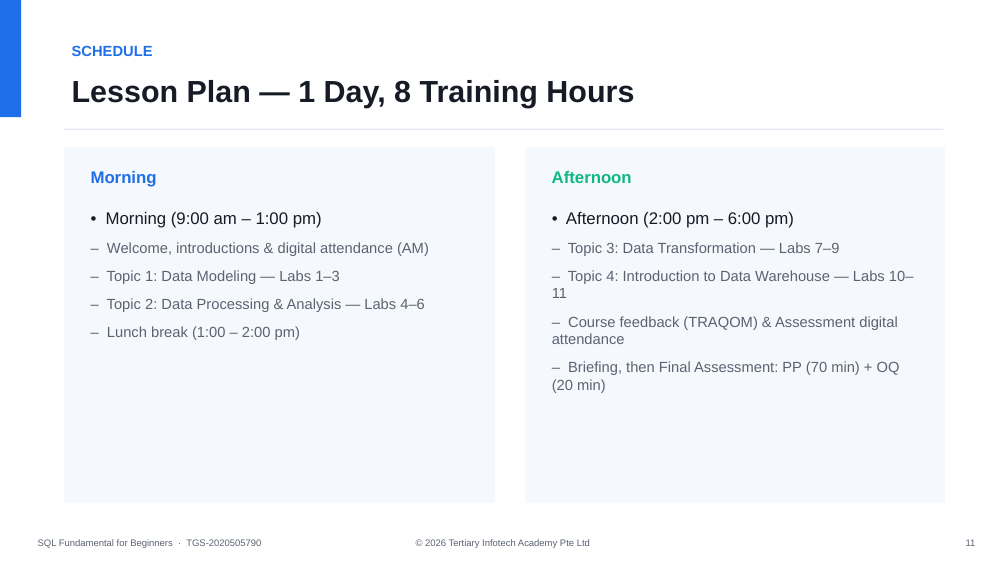
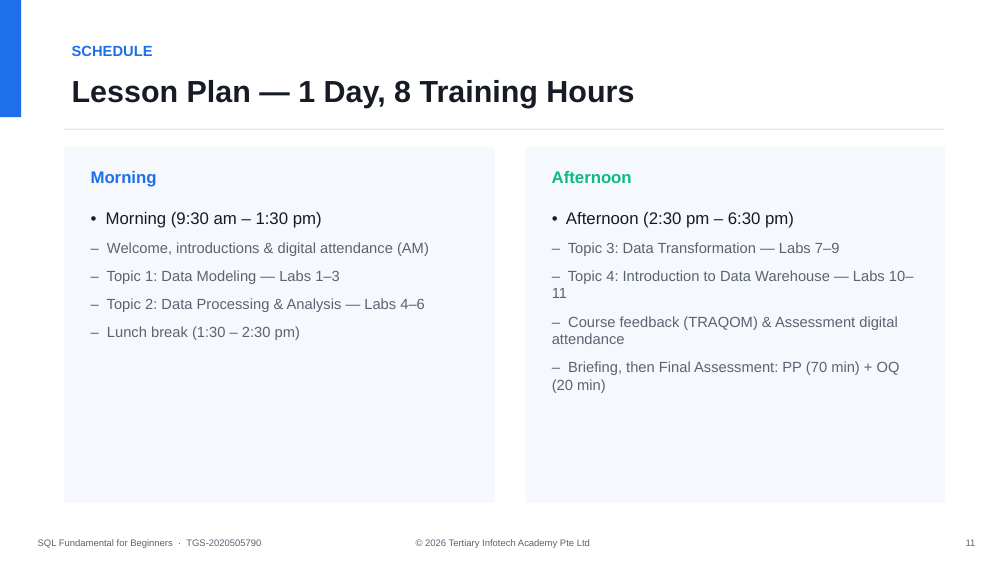
Before and after one commit to tertiarycourses/TGS-2020505790-SQL-Fundamental-for-Beginners, a slide deck: slide 11 of courseware/SQL Fundamental for Beginners-v13.pptx. Drawn at 1008x567 pixels with LibreOffice and Linux fonts; fonts in the diff are those of the drawing. Boxes give left, top, right and bottom in pixels: in the first picture for what was removed or moved away, otherwise in the second. Text is boxed around its words. In the diff, an @@ line names an element or a change of style, - is before the commit and + after.

```diff
--- a/courseware/SQL Fundamental for Beginners-v13.pptx
+++ b/courseware/SQL Fundamental for Beginners-v13.pptx
@@ text at (x1=106, y1=212, x2=322, y2=228): text changed @@
-• Morning (9:00 am – 1:00 pm)
+• Morning (9:30 am – 1:30 pm)
@@ text at (x1=566, y1=212, x2=794, y2=228): text changed @@
-• Afternoon (2:00 pm – 6:00 pm)
+• Afternoon (2:30 pm – 6:30 pm)
@@ text at (x1=107, y1=326, x2=300, y2=340): text changed @@
-– Lunch break (1:00 – 2:00 pm)
+– Lunch break (1:30 – 2:30 pm)
```
Also in this commit, not shown: 1 other slide changed, 6 other files.
